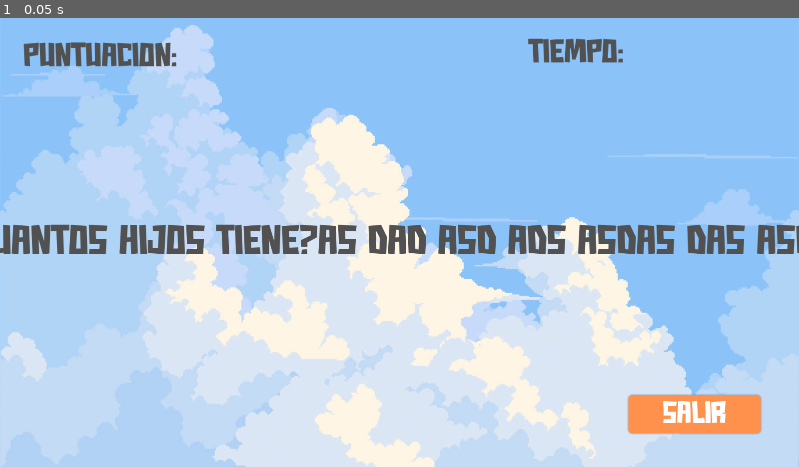
Above: before the commit, frame 1.
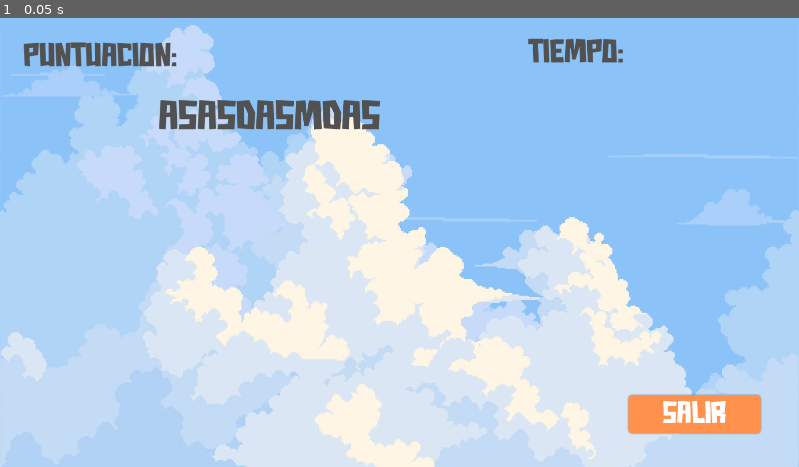
Above: after the commit, the same moment.

Repository: Mottaaa26/Juego_ahorcado
Game: Godot game, scene res://scenes/in_game.tscn
Two runs of this game, one before a commit and one after it. Both use one fixed random seed, a clock stepped at 60 frames per second and the inputs below. This scene is started directly instead of the project's main scene.
Inputs:
- Up to frame 1 (0.05 s): no input

The runs differ from the first frame. In frame 1, 5.6% of the frame differs, in the area x 0-100%, y 18-53%.

Commit message:
Creación de los archivos JSON con las preguntas y sus respuestas.

Diff:
--- /dev/null
+++ b/data/preguntas.json
@@ -0,0 +1,55 @@
+{
+	"normal": {
+		"faciles" : [
+			"Nombre del animal protagonista de Kung Fu Panda.",
+			"Princesa de hielo de Frozen.",
+			"Nombre del mago protagonista de Hogwarts",
+			"Héroe de Marvel con un martillo llamado Mjolnir.",
+			"Superheroe que usa un traje de hierro dorado y rojo.",
+			"Nombre del pez payaso que busca a su hijo.",
+			"Nombre del villano de buzz lightyear.",
+			"Villano con la sonrisa macabra en The Dark Knight.",
+			"Objeto que selecciona a los estudiantes de Hogwarts.",
+			"Robot azul del futuro que ayuda a Nobita.",
+		],
+		"dificiles": [
+			"Reino donde vive la familia real en Frozen",
+			"Reino ficticio donde reina T'Challa.",
+			"Ciudad donde ocurren los acontecimientos en 'It'.",
+			"Escuela donde estudian los jovenes mutante en X-MEN.",
+			"Planeta natal de superman.",
+			"Lugar donde se desarrolla Stranger Things.",
+			"Heroína interpretada por Gal Gadot",
+			"Nombre del detective, hermano mayor de Enola Holmes",
+			"Nombre del interés romántico de Barry Allen",
+			"Reino donde vive Daenerys Targaryen",
+		]
+	},
+
+	"dificil": {
+		"faciles": [
+			"Apellido del director de Inception y Oppenheimer.",
+			"Nombre de la cuñada de Walter White.",
+			"Apellido del asesino experto interpretado por Keanu Reeves.",
+			"Ciudad ficticia donde vive Batman.",
+			"Robot de compañía en Big Hero 6.",
+			"Apellido del dueño de los pollos hermanos en Breaking Bad.",
+			"Inteligencia artificial de Tony Stark.",
+			"Nombre del protagonista de Coco.",
+			"Emoción azul en Inside Out.",
+			"Apellido del actor que interpreta a Sebastian en La la land.",
+		],
+		"dificiles": [
+			"Apellido del detective de Knives Out.",
+			"Nombre del planeta desértico de Dune.",
+			"Nombre de la Inteligencia artificial en Her.",
+			"Raza de Grogu en The Mandalorian.",
+			"Nombre del mineral más codiciado en Avatar.",
+			"Nombre de la hermana de Lucas en Stranger Things.",
+			"Planeta destruido por la Estrella de la Muerte.",
+			"Nombre del androide principal en Ex Machina.",
+			"Nombre del androide principal en Ex Machina.",
+			"Nombre de la nave en Guardians of the Galaxy.",
+		]
+	}
+}
--- /dev/null
+++ b/data/respuestas.json
@@ -0,0 +1,55 @@
+{
+	"normales": {
+		"faciles": [
+			"po",
+			"elsa",
+			"harry potter",
+			"thor",
+			"iron man",
+			"marlin",
+			"zurg",
+			"joker",
+			"sombrero",
+			"doraemon",
+		],
+		"dificiles": [
+			"arandelle",
+			"wakanda",
+			"derry",
+			"xavier",
+			"krypton",
+			"hawkings",
+			"wonder woman",
+			"sherlock holmes",
+			"iris",
+			"meeren",
+		]
+	},
+
+	"dificiles": {
+		"faciles": [
+			"nolan",
+			"marie",
+			"wick",
+			"gotham",
+			"baymax",
+			"fring",
+			"jarvis",
+			"miguel",
+			"tristeza",
+			"gosling",
+		],
+		"dificiles": [
+			"blanc",
+			"arrakis",
+			"samantha",
+			"yoda",
+			"unobtainium",
+			"erica",
+			"alderaan",
+			"ava",
+			"vibranium",
+			"milano",
+		]
+	}
+}
--- /dev/null
+++ b/scenes/in_game.gd
@@ -0,0 +1,11 @@
+extends Control
+
+
+# Called when the node enters the scene tree for the first time.
+func _ready() -> void:
+	pass # Replace with function body.
+
+
+# Called every frame. 'delta' is the elapsed time since the previous frame.
+func _process(delta: float) -> void:
+	pass
--- a/scenes/in_game.tscn
+++ b/scenes/in_game.tscn
@@ -1,6 +1,7 @@
-[gd_scene load_steps=4 format=3 uid="uid://ijqax7103bob"]
+[gd_scene load_steps=5 format=3 uid="uid://ijqax7103bob"]
 
 [ext_resource type="Texture2D" uid="uid://ceaj2xytttlh" path="res://media/imagenes/main_menu.png" id="1_7nptk"]
+[ext_resource type="Script" uid="uid://bpyg4wouje4lh" path="res://scenes/in_game.gd" id="1_h5xqe"]
 [ext_resource type="FontFile" uid="uid://c3y1owof88k4m" path="res://fonts/Good-Game.ttf" id="2_ipuqq"]
 
 [sub_resource type="StyleBoxFlat" id="StyleBoxFlat_h5xqe"]
@@ -23,6 +24,7 @@
 anchor_bottom = 1.0
 grow_horizontal = 2
 grow_vertical = 2
+script = ExtResource("1_h5xqe")
 
 [node name="TextureRect" type="TextureRect" parent="."]
 layout_mode = 1
@@ -89,23 +91,39 @@
 theme_override_styles/normal = SubResource("StyleBoxFlat_h5xqe")
 text = "SALIR"
 
-[node name="VBoxContainer" type="VBoxContainer" parent="."]
+[node name="ContenedorPregunta" type="VBoxContainer" parent="."]
 layout_mode = 1
 anchors_preset = 8
 anchor_left = 0.5
 anchor_top = 0.5
 anchor_right = 0.5
 anchor_bottom = 0.5
-offset_left = -1026.5
-offset_top = -48.0
-offset_right = 1026.5
-offset_bottom = 48.0
+offset_left = -579.375
+offset_top = -348.0
+offset_right = 579.375
+offset_bottom = -123.0
 grow_horizontal = 2
 grow_vertical = 2
 
-[node name="pregunta" type="Label" parent="VBoxContainer"]
+[node name="pregunta" type="Label" parent="ContenedorPregunta"]
+custom_minimum_size = Vector2(300, 0)
 layout_mode = 2
 theme_override_colors/font_color = Color(0.3180198, 0.31801978, 0.31801975, 1)
 theme_override_fonts/font = ExtResource("2_ipuqq")
 theme_override_font_sizes/font_size = 100
-text = "CUANTOS HIJOS TIENE?AS DAD ASD ADS ASDAS DAS ASD "
+text = "ASASDASMDAS"
+autowrap_mode = 1
+
+[node name="ContenedorLetras" type="VBoxContainer" parent="."]
+layout_mode = 1
+anchors_preset = 3
+anchor_left = 1.0
+anchor_top = 1.0
+anchor_right = 1.0
+anchor_bottom = 1.0
+offset_left = -1080.0
+offset_top = -613.0
+offset_right = -1040.0
+offset_bottom = -573.0
+grow_horizontal = 0
+grow_vertical = 0
Not shown, added: scenes/in_game.gd.uid
